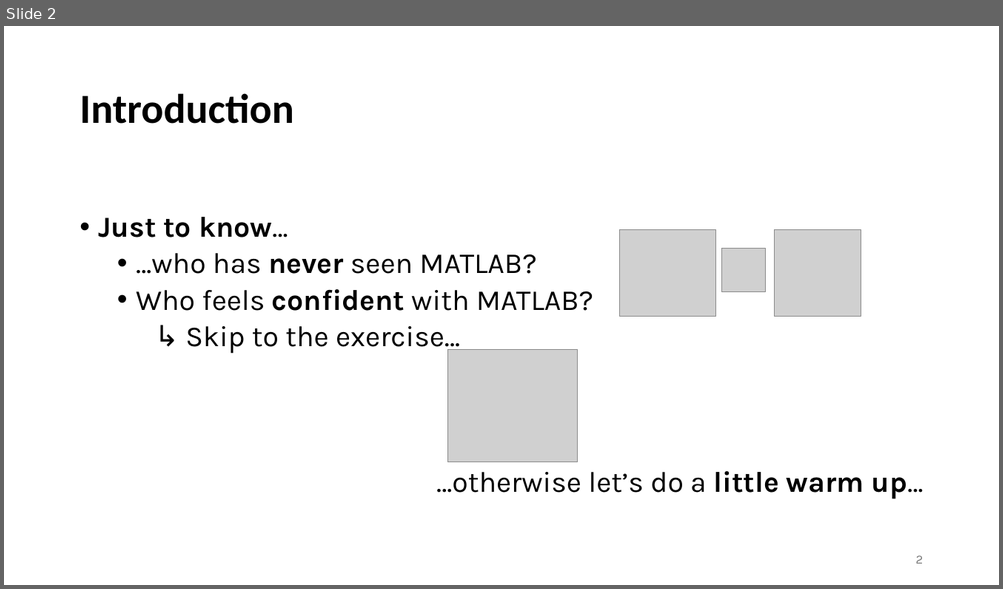
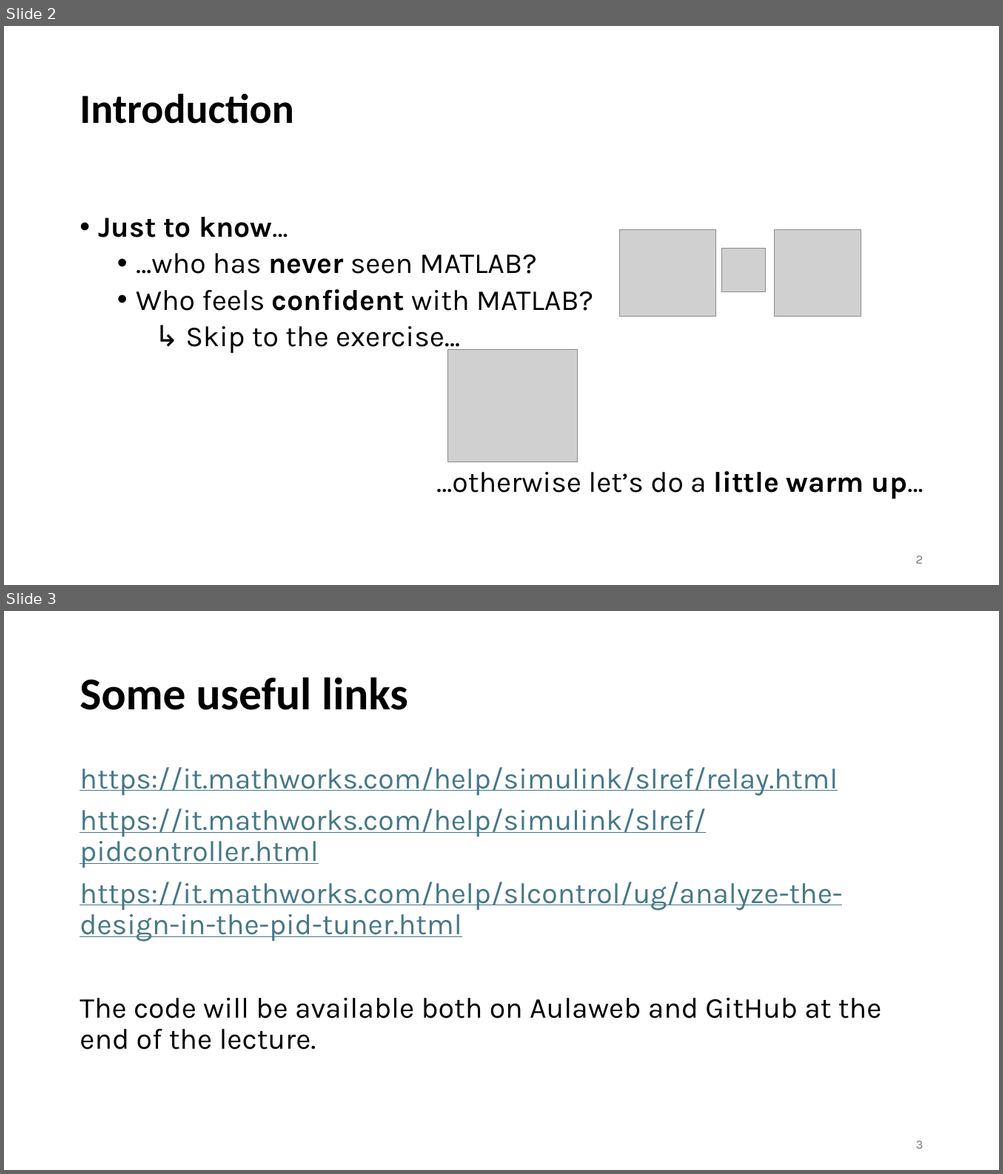
Before and after one commit to AlessandraElisaSindiMorando/IA_CoolingCheeseProblem, a slide deck: Slides_2024_03_05.pptx. Shown one above the other, each under a label of ours: slide 2 before the commit, slides 2 and 3 after it. The pictures are 1003x589 and 1003x1174 pixels, drawn with LibreOffice and Linux fonts; fonts in the diff are those of the drawing; grey boxes stand for pictures. Boxes give left, top, right and bottom in pixels: in the first picture for what was removed or moved away, otherwise in the second. Text is boxed around its words. In the diff, an @@ line names an element or a change of style, - is before the commit and + after.

Commit message:
added some useful links

```diff
--- a/Slides_2024_03_05.pptx
+++ b/Slides_2024_03_05.pptx
@@ slide 3 added at (4,611,999,1170), background #FFFFFF @@
@@ title added at (79,677,408,710), 44 pt, text #000000, bold @@
+Some useful links
@@ text added at (79,767,881,1050), 28 pt, text #467886, underline @@
+https://it.mathworks.com/help/simulink/slref/relay.html
+https://it.mathworks.com/help/simulink/slref/pidcontroller.html
+https://it.mathworks.com/help/slcontrol/ug/analyze-the-design-in-the-pid-tuner.html
+The code will be available both on Aulaweb and GitHub at the end of the lecture.
@@ page number added at (916,1141,923,1149), 12 pt, text #797979 @@
+3
```
